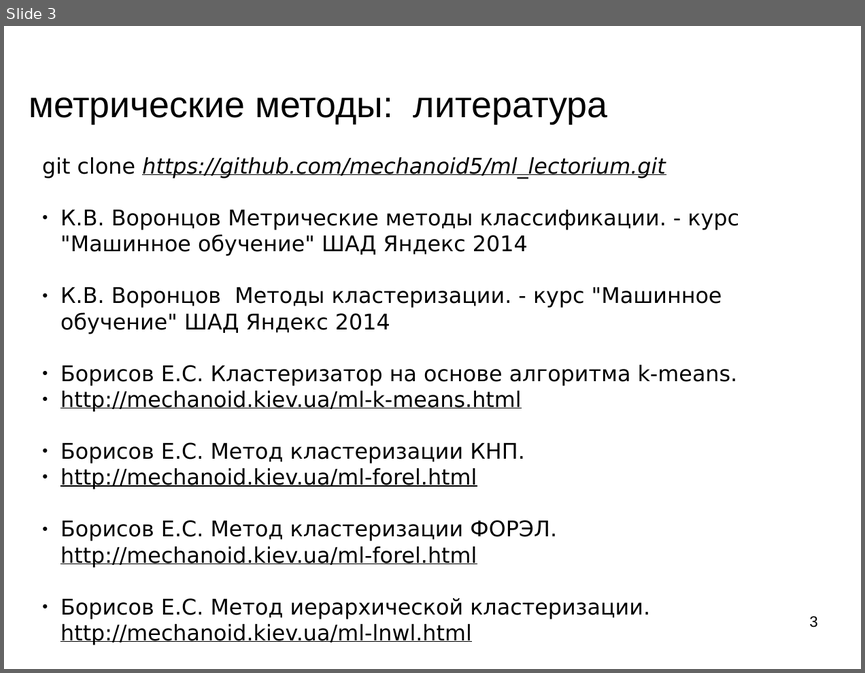
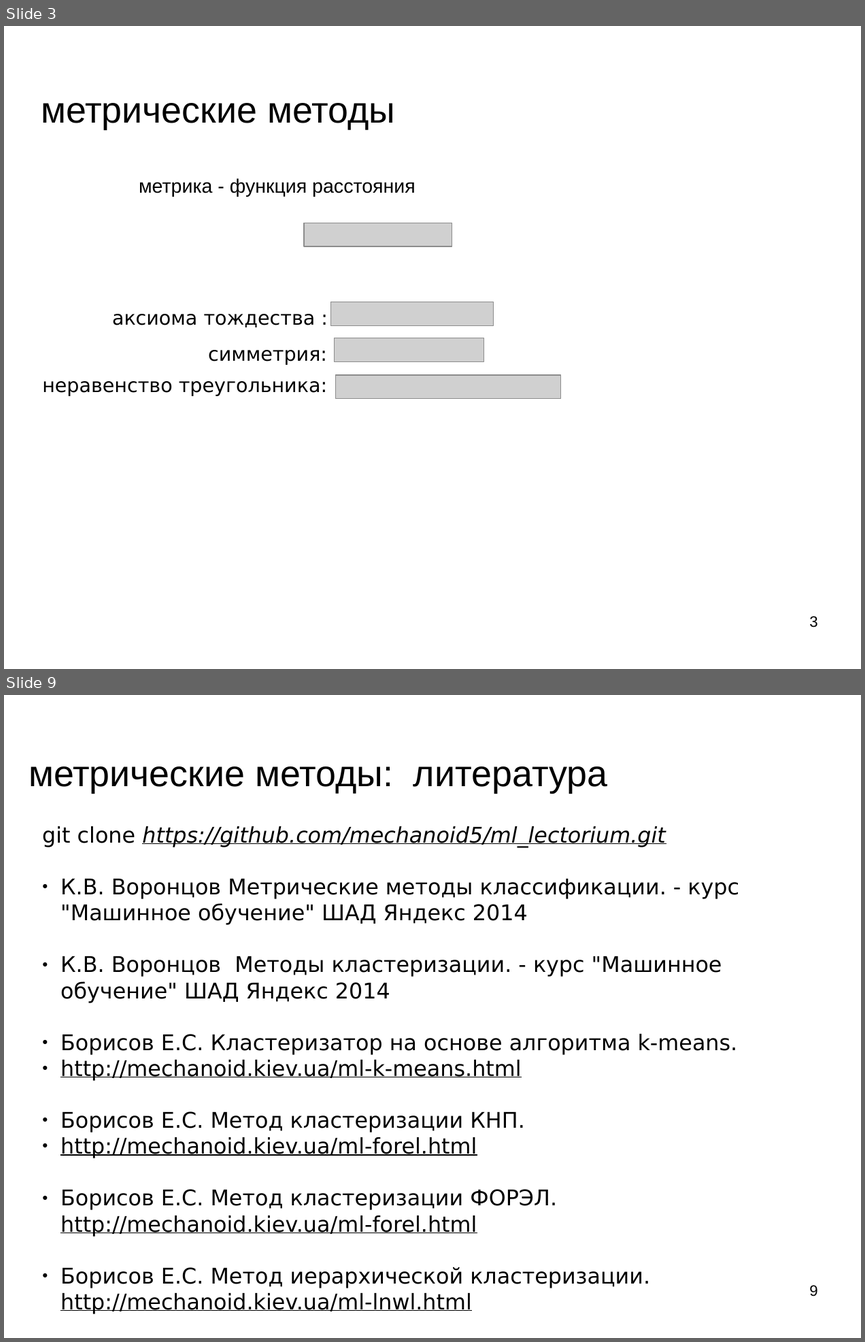
Before and after one commit to mechanoid5/ml_lectorium_legacy, a slide deck: 06-metric.odp. Shown one above the other, each under a label of ours: slide 3 before the commit, slides 3 and 9 after it; the slides between them are not shown. The pictures are 865x673 and 865x1342 pixels, drawn with LibreOffice and Linux fonts; fonts in the diff are those of the drawing; grey boxes stand for pictures; background and template pictures are left out. Boxes give left, top, right and bottom in pixels: in the first picture for what was removed or moved away, otherwise in the second. Text is boxed around its words. In the diff, an @@ line names an element or a change of style, - is before the commit and + after.

```diff
--- a/06-metric.odp
+++ b/06-metric.odp
@@ slide 3 added at (4, 26, 861, 669), background picture (left out) @@
@@ title added at (41, 103, 395, 129), 33.9 pt, text #000000 @@
+метрические методы
@@ subtitle added at (139, 178, 415, 197), 18 pt, text #000000 @@
+метрика - функция расстояния
@@ picture added at (304, 223, 452, 246) @@
@@ picture added at (331, 302, 494, 325) @@
@@ text added at (112, 314, 315, 327), 18 pt, text #000000 @@
+аксиома тождества :
@@ text added at (208, 350, 327, 365), 18 pt, text #000000 @@
+симметрия:
@@ picture added at (334, 337, 485, 361) @@
@@ text added at (42, 381, 327, 396), 18 pt, text #000000 @@
+неравенство треугольника:
@@ picture added at (336, 375, 562, 399) @@
@@ page number added at (809, 616, 817, 627), 14 pt, text #000000 @@
+3
@@ what was slide 3 is now slide 9 @@
@@ page number at (809, 1285, 817, 1296): text changed @@
-3
+9
```
Also in this commit, not shown: 2 slides changed, 5 other slides added, 4 other files.
